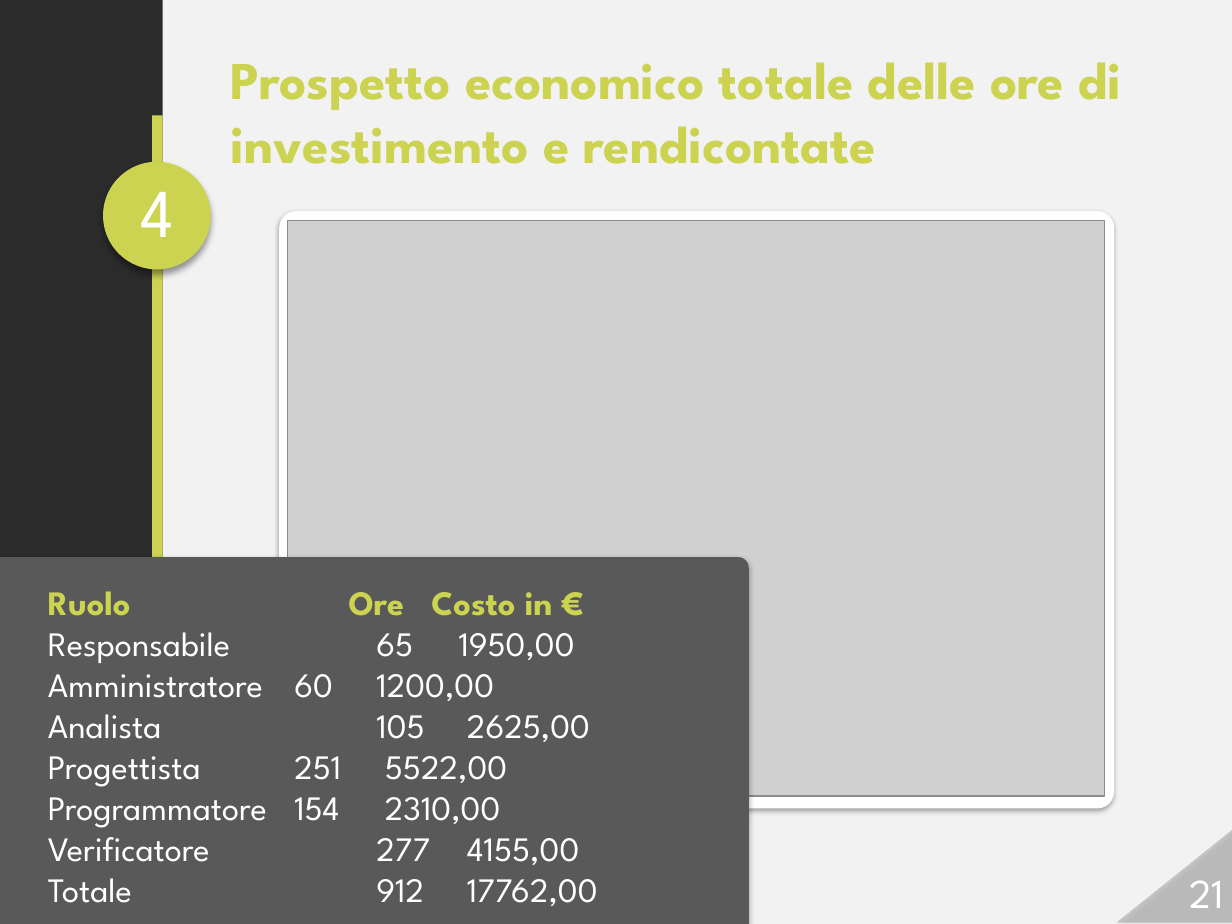
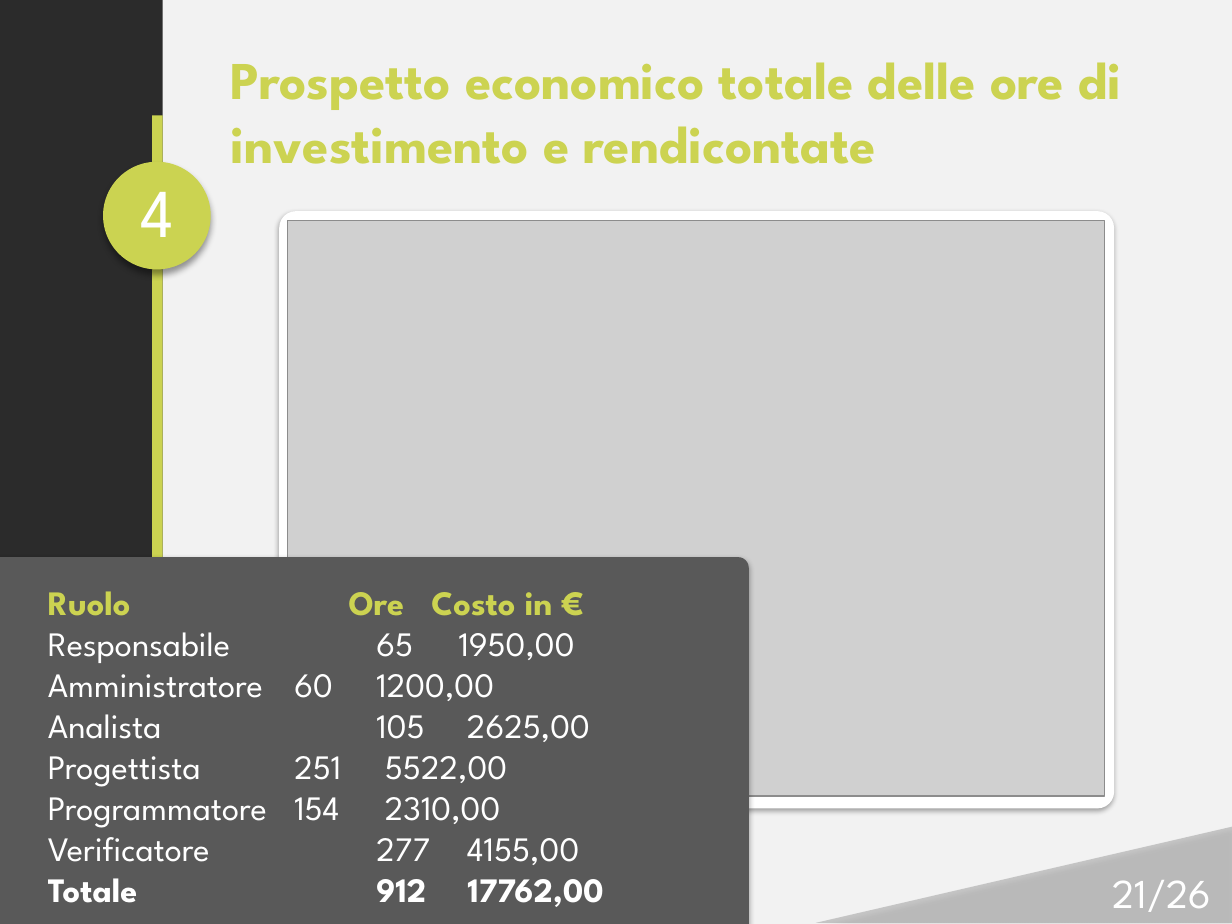
Before and after one commit to Italiaracerx/progettoSWE, a slide deck: slide 21 of Presentazione/Presentazione 26-01-2018.pptx. Drawn at 1232x924 pixels with LibreOffice and Linux fonts; fonts in the diff are those of the drawing; grey boxes stand for pictures; background and template pictures are left out; a plain dark background stands for a picture behind light text. Boxes give left, top, right and bottom in pixels: in the first picture for what was removed or moved away, otherwise in the second. Text is boxed around its words. In the diff, an @@ line names an element or a change of style, - is before the commit and + after.

```diff
--- a/Presentazione/Presentazione 26-01-2018.pptx
+++ b/Presentazione/Presentazione 26-01-2018.pptx
@@ triangle: place and size @@
-triangle at box(1116, 828, 1232, 923)
+triangle at box(816, 827, 1232, 923)
@@ text at box(48, 878, 604, 907): bold on in "Totale 912 17762,00" @@
@@ page number at box(1112, 880, 1211, 912): text changed @@
-21
+21/26
```
Also in this commit, not shown: 25 other slides changed.
